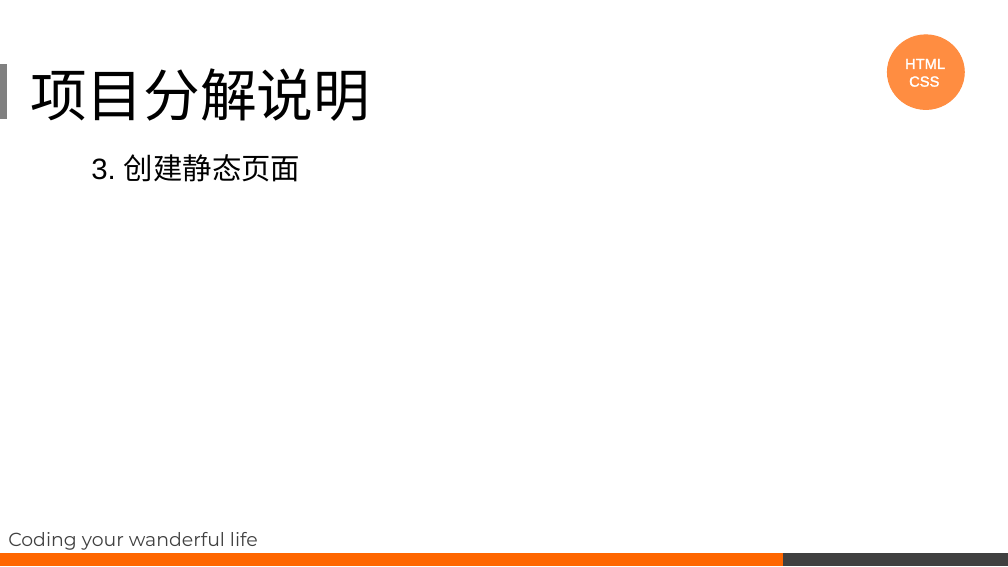
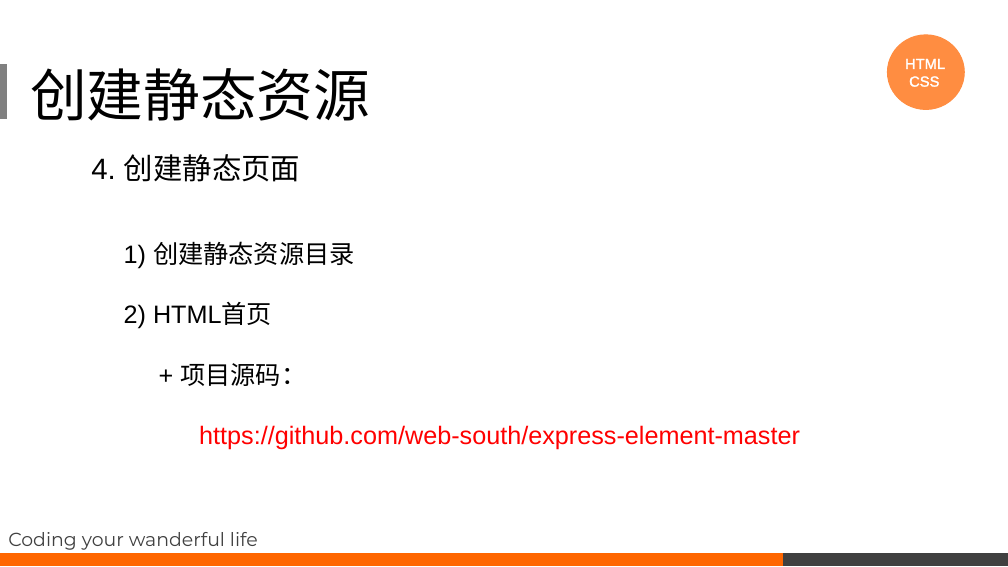
Before and after one commit to noip-algorithms/express-element-master, a slide deck: slide 9 of course/项目分析课程.pptx. Drawn at 1008x567 pixels with LibreOffice and Linux fonts; fonts in the diff are those of the drawing. Boxes give left, top, right and bottom in pixels: in the first picture for what was removed or moved away, otherwise in the second. Text is boxed around its words. In the diff, an @@ line names an element or a change of style, - is before the commit and + after.

```diff
--- a/course/项目分析课程.pptx
+++ b/course/项目分析课程.pptx
@@ title at (x1=30, y1=68, x2=370, y2=121): text changed @@
-项目分解说明
+创建静态资源
@@ text at (x1=91, y1=154, x2=300, y2=182): text changed @@
-3. 创建静态页面
+4. 创建静态页面
@@ text added at (x1=124, y1=241, x2=800, y2=450), 24 pt, text #FF0000 @@
+1) 创建静态资源目录
+2) HTML首页
++ 项目源码：
+https://github.com/web-south/express-element-master
```
Also in this commit, not shown: 5 other slides changed, 13 slides added, 7 other files.
